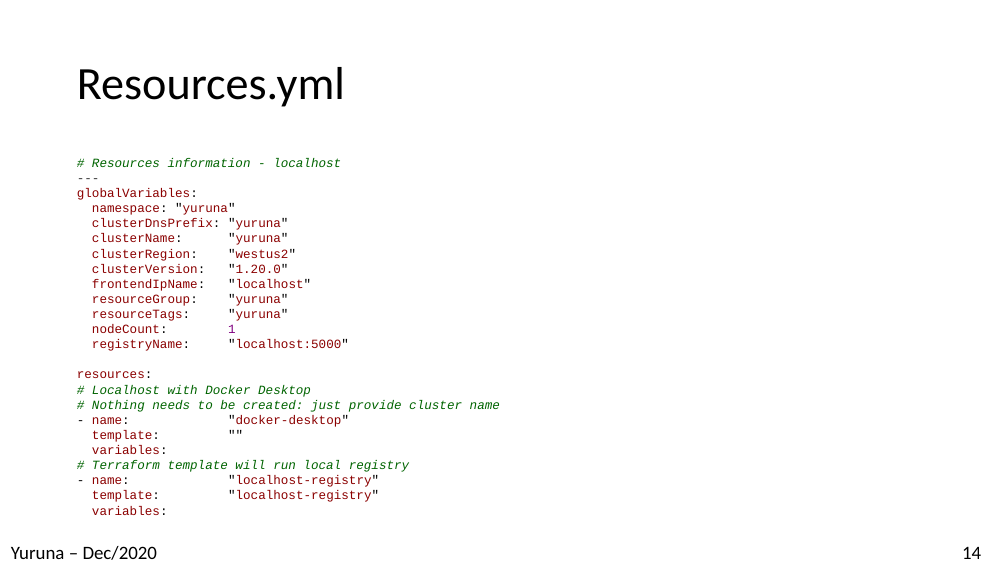
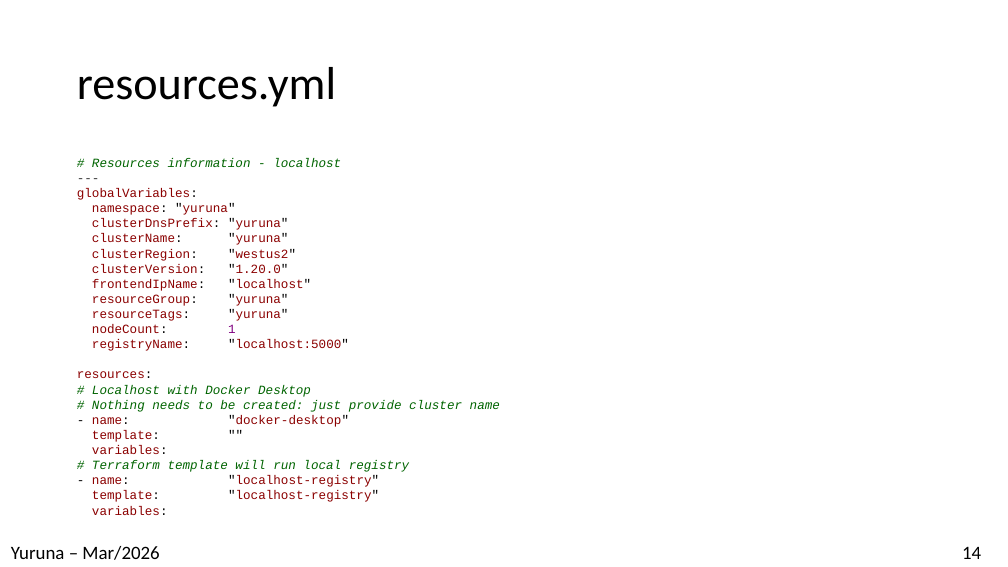
Before and after one commit to alissonsol/yuruna, a slide deck: slide 14 of docs/yuruna.pptx. Drawn at 1008x567 pixels with LibreOffice and Linux fonts; fonts in the diff are those of the drawing. Boxes give left, top, right and bottom in pixels: in the first picture for what was removed or moved away, otherwise in the second. Text is boxed around its words. In the diff, an @@ line names an element or a change of style, - is before the commit and + after.

```diff
--- a/docs/yuruna.pptx
+++ b/docs/yuruna.pptx
@@ title at [77,67,336,107]: text changed @@
-Resources.yml
+resources.yml
@@ text at [11,546,159,560]: text changed @@
-Yuruna – Dec/2020
+Yuruna – Mar/2026
```
Also in this commit, not shown: 17 other slides changed, 7 other files.
